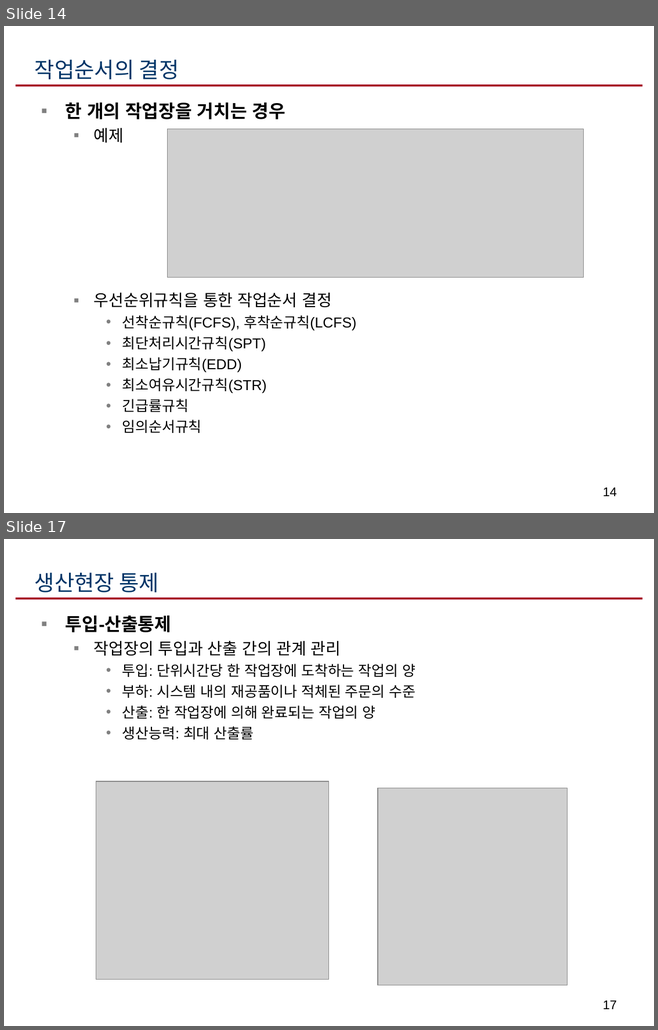
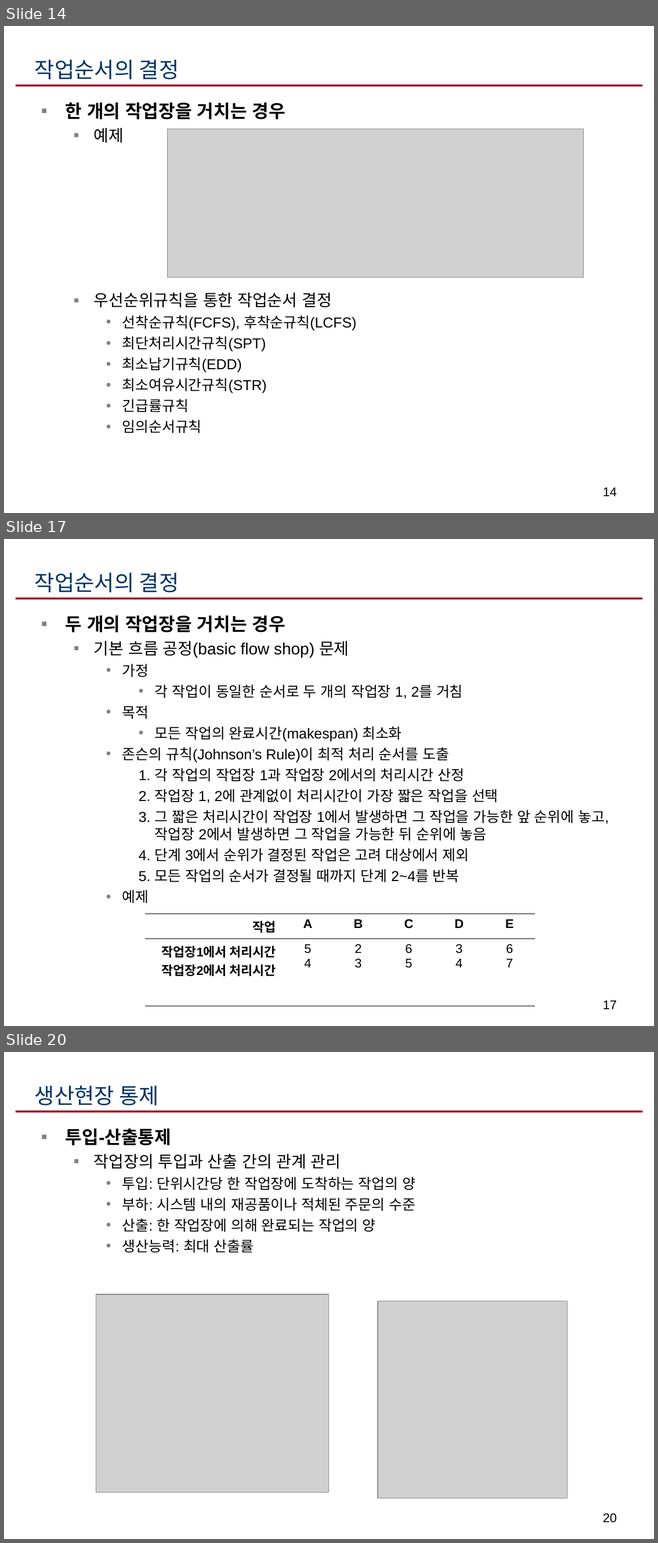
Before and after one commit to ikelab/courses, a slide deck: ppc2016/c10.ppt. Shown one above the other, each under a label of ours: slides 14 and 17 before the commit, slides 14, 17 and 20 after it; the slides between them are not shown. The pictures are 658x1030 and 658x1543 pixels, drawn with LibreOffice and Linux fonts; fonts in the diff are those of the drawing; grey boxes stand for pictures. Boxes give left, top, right and bottom in pixels: in the first picture for what was removed or moved away, otherwise in the second. Text is boxed around its words. In the diff, an @@ line names an element or a change of style, - is before the commit and + after.

```diff
--- a/ppc2016/c10.ppt
+++ b/ppc2016/c10.ppt
@@ slide 17 added at (4, 539, 654, 1026), background #FFFFFF; not listed: 1 template element that a slide beside it also shows @@
@@ title added at (35, 573, 179, 592), 24 pt, text #003366 @@
+작업순서의 결정
@@ text added at (65, 616, 608, 903), 16 pt, text #000000 @@
+▪ 두 개의 작업장을 거치는 경우
+  ▪ 기본 흐름 공정(basic flow shop) 문제
+    • 가정
+      • 각 작업이 동일한 순서로 두 개의 작업장 1, 2를 거침
+    • 목적
+      • 모든 작업의 완료시간(makespan) 최소화
+    • 존슨의 규칙(Johnson’s Rule)이 최적 처리 순서를 도출
+      1. 각 작업의 작업장 1과 작업장 2에서의 처리시간 산정
+      2. 작업장 1, 2에 관계없이 처리시간이 가장 짧은 작업을 선택
+      3. 그 짧은 처리시간이 작업장 1에서 발생하면 그 작업을 가능한 앞 순위에 놓고, 작업장 2에서 발생하면 그 작업을 가능한 뒤 순위에 놓음
+      4. 단계 3에서 순위가 결정된 작업은 고려 대상에서 제외
+      5. 모든 작업의 순서가 결정될 때까지 단계 2~4를 반복
+    • 예제
@@ table added at (145, 914, 536, 979), 2 rows, 6 columns @@
+작업 | A | B | C | D | E
+작업장1에서 처리시간 / 작업장2에서 처리시간 | 5 / 4 | 2 / 3 | 6 / 5 | 3 / 4 | 6 / 7
@@ page number added at (603, 1001, 616, 1009), 14 pt, text #000000 @@
+17
@@ what was slide 17 is now slide 20 @@
@@ page number at (603, 1513, 616, 1523): text changed @@
-17
+20
```
Also in this commit, not shown: 8 slides changed, 2 other slides added.
